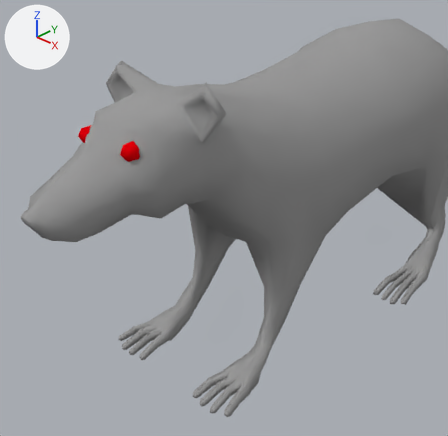
The Blender file Resources/Blender/Characters/Rat/Rat.blend as it was, and as the next commit left it.
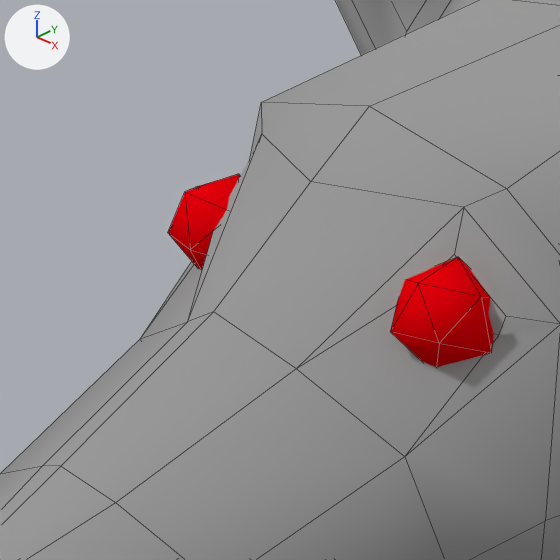
Each version is shown from a 50 mm lens placed at (0.358, -0.457, 0.4), pointed at (0.077, -0.168, 0.196), then close up on the part from 10% to 34% of the width and 21% to 45% of the height. Every picture has the same lights, and +X, +Y and +Z are marked at upper left. The close-ups show mesh edges as thin lines.

In view in the first close-up: 'Eyes', 'Rat'.
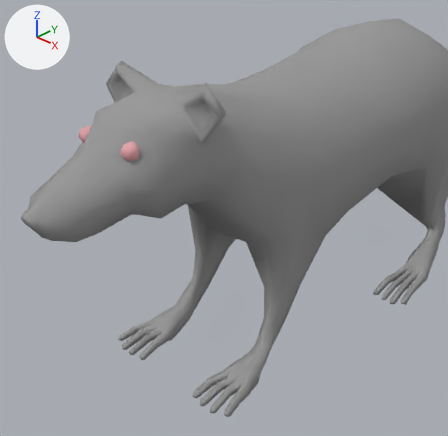
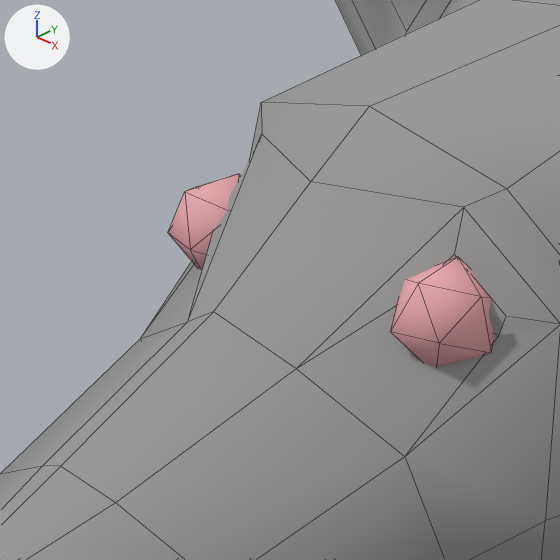
Boxes (x1, y1, x2, y2) around the edits, measured in the close-ups (560 x 560 px):
'Eyes', recoloured (red to pink)
    both: (168, 174, 494, 368)

The change, as a list of edits to the scene's bpy script:
```text
Change mat_material_eyes:
    mat_material_eyes.base_color: (0.8, 0.0, 0.00308) -> (0.8, 0.398, 0.429)  # red #e7000a -> pink #e7a9af
```
